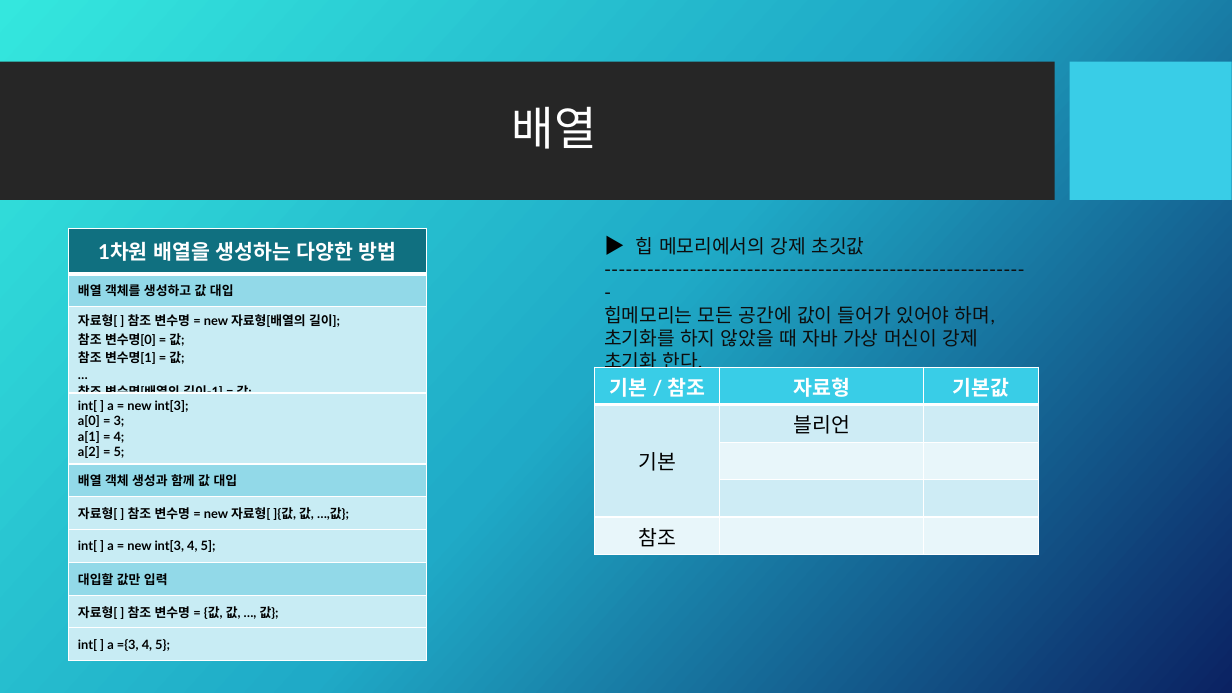
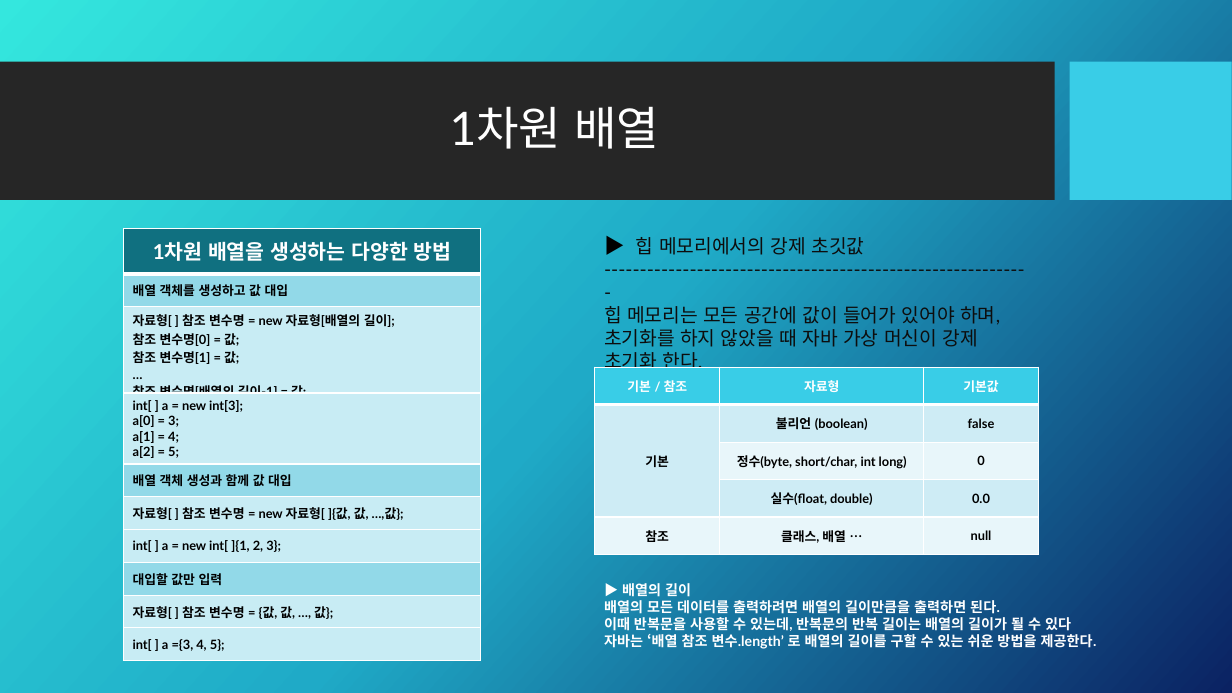
Before and after one commit to Kalex007s/java, a slide deck: slide 22 of study001/교육자료/Java.pptx. Drawn at 1232x693 pixels with LibreOffice and Linux fonts; fonts in the diff are those of the drawing; background and template pictures are left out. Boxes give left, top, right and bottom in pixels: in the first picture for what was removed or moved away, otherwise in the second. Text is boxed around its words. In the diff, an @@ line names an element or a change of style, - is before the commit and + after.

```diff
--- a/study001/교육자료/Java.pptx
+++ b/study001/교육자료/Java.pptx
@@ title at bbox=[450, 106, 659, 149]: text changed @@
-배열
+1차원 배열
@@ table at bbox=[123, 228, 481, 661] @@
-row 7, column 1: int[ ] a = new int[3, 4, 5];
+row 7, column 1: int[ ] a = new int[ ]{1, 2, 3};
@@ table: place and size @@
-table at bbox=[68, 228, 426, 661]
+table at bbox=[123, 228, 481, 661]
@@ text at bbox=[604, 306, 1000, 368]: spaces changed @@
-------------------------------------------------------------
-힙메모리는 모든 공간에 값이 들어가 있어야 하며, 초기화를 하지 않았을 때 자바 가상 머신이 강제 초기화 한다.
+------------------------------------------------------------
+힙 메모리는 모든 공간에 값이 들어가 있어야 하며, 초기화를 하지 않았을 때 자바 가상 머신이 강제 초기화 한다.
@@ table at bbox=[595, 367, 1039, 555] @@
-row 2, column 2: 블리언
+row 2, column 2: 불리언 (boolean)
-row 2, column 3: 
+row 2, column 3: false
-row 3, column 2: 
+row 3, column 2: 정수(byte, short/char, int long)
-row 3, column 3: 
+row 3, column 3: 0
-row 4, column 2: 
+row 4, column 2: 실수(float, double)
-row 4, column 3: 
+row 4, column 3: 0.0
-row 5, column 2: 
+row 5, column 2: 클래스, 배열 …
-row 5, column 3: 
+row 5, column 3: null
@@ size 16 to 10 pt in "기본 / 참조", "자료형", "기본값", "기본" and 1 more places @@
@@ bold on in "기본", "참조" @@
@@ text added at bbox=[604, 583, 1097, 649], 11 pt, text #FFFFFF, bold @@
+▶ 배열의 길이
+배열의 모든 데이터를 출력하려면 배열의 길이만큼을 출력하면 된다.
+이때 반복문을 사용할 수 있는데, 반복문의 반복 길이는 배열의 길이가 될 수 있다
+자바는 ‘배열 참조 변수.length’ 로 배열의 길이를 구할 수 있는 쉬운 방법을 제공한다.
```
Also in this commit, not shown: 1 other slide changed, 2 slides added, 3 other files.
